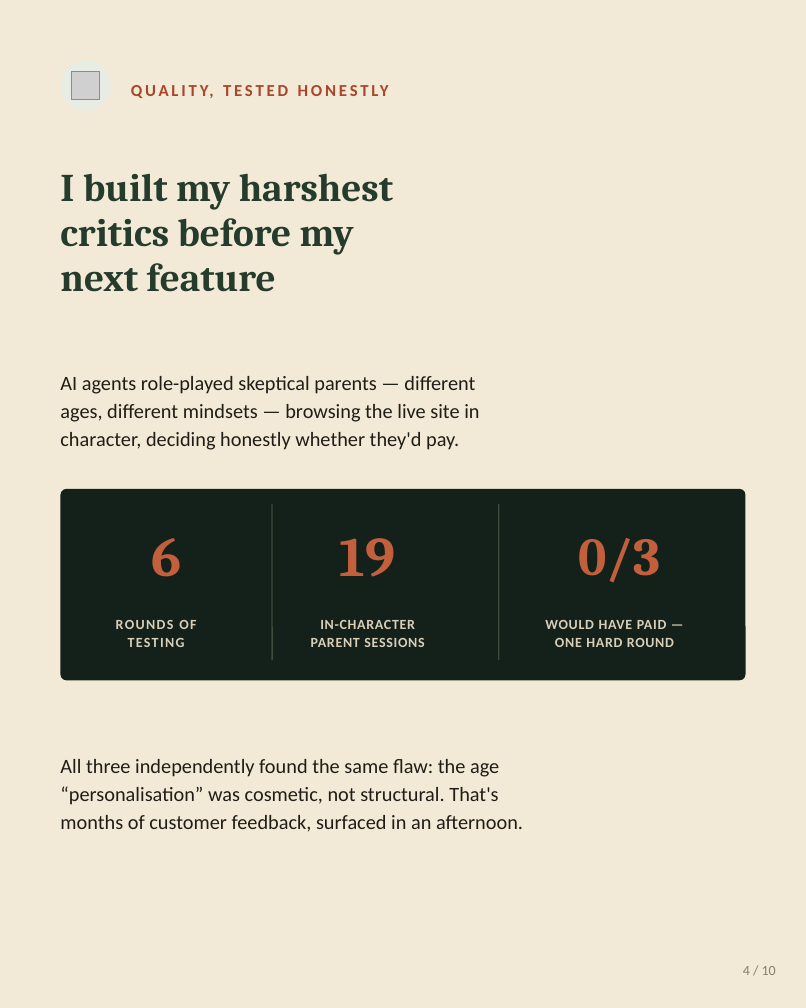
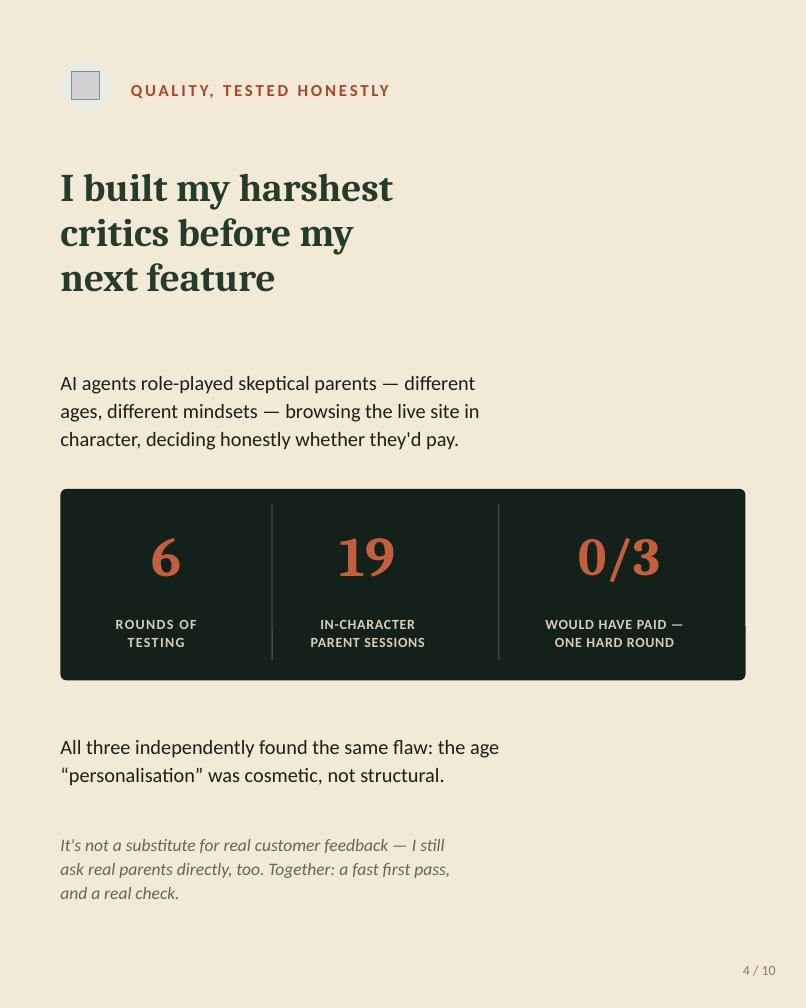
Before and after one commit to vedicastro-alt/AstroEducation, a slide deck: slide 4 of linkedin-carousel.pptx. Drawn at 806x1008 pixels with LibreOffice and Linux fonts; fonts in the diff are those of the drawing; grey boxes stand for pictures. Boxes give left, top, right and bottom in pixels: in the first picture for what was removed or moved away, otherwise in the second. Text is boxed around its words. In the diff, an @@ line names an element or a change of style, - is before the commit and + after.

```diff
--- a/linkedin-carousel.pptx
+++ b/linkedin-carousel.pptx
@@ text at bbox=[60, 767, 444, 786]: text changed @@
-“personalisation” was cosmetic, not structural. That's
-months of customer feedback, surfaced in an afternoon.
+“personalisation” was cosmetic, not structural.
@@ text added at bbox=[60, 839, 450, 899], 12.5 pt, text #6B6354, italic @@
+It's not a substitute for real customer feedback — I still
+ask real parents directly, too. Together: a fast first pass,
+and a real check.
```
Also in this commit, not shown: 2 other slides changed, 1 slide added, 1 slide removed, 1 other file.
